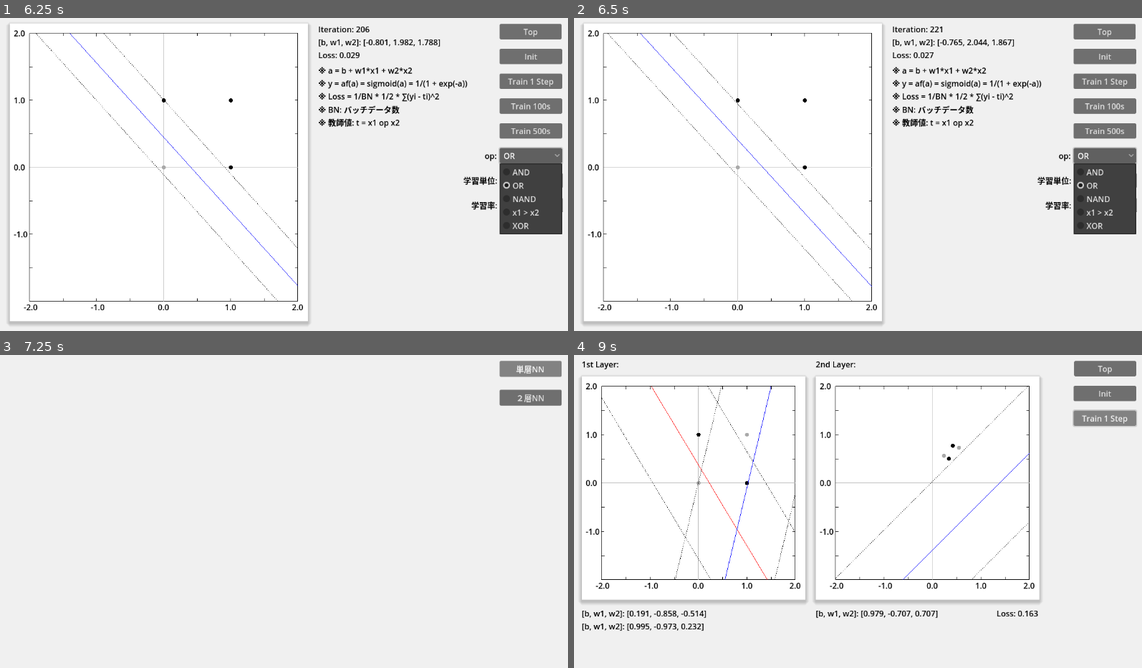
Above: before the commit, frames 1-4 (two rows, left to right).
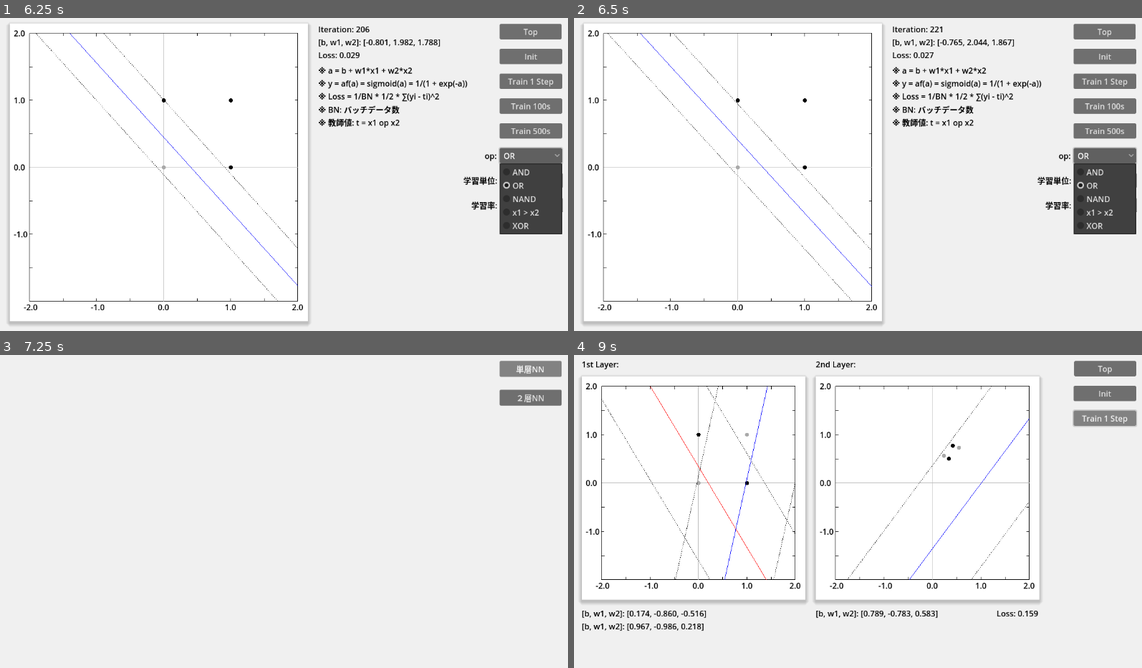
Above: after the commit, the same moments.

Repository: vivisuke/VisualFCL
Game: Godot game, scene res://top_scene.tscn
The game is run twice, just before and just after one commit, with the same random seed, the same clock (stepped at 60 frames per second) and the same inputs.
Inputs:
- Up to frame 1 (6.25 s): click "単層NN" at 0.5 s; click "Init" at 1.25 s; click "Train 1 Step" at 2 s; click "Train 100s" at 2.75 s; click "Train 500s" at 3.5 s; click "AND" at 4.25 s; click "Mini Batch" at 5 s; click "OR" at 5.75 s
- Up to frame 2 (6.5 s): no input
- Up to frame 3 (7.25 s): click "Top" at 6.5 s
- Up to frame 4 (9 s): click "２層NN" at 7.25 s; click "Init" at 8 s; click "Train 1 Step" at 8.75 s

Frames 1-3 are identical in both runs. In frame 4, 1.3% of the frame differs, in the area x 4-82%, y 9-88%.

Commit message:
0042 ◎ C 06/17 06/18 0.001│ToDo│２層NNシーン：単に表示した時点で勾配を計算し、学習ボタン押下時に重み変更→表示＆勾配計算

Diff:
--- a/VisualFCL/scripts/GraphRect.gd
+++ b/VisualFCL/scripts/GraphRect.gd
@@ -133,7 +133,7 @@
 		var col = Color.BLACK if vec_input[i][2] else Color.DARK_GRAY
 		draw_circle(posToScreenPos(Vector2(x, y)), 4.0, col)
 func _draw():
-	print("draw()")
+	#print("draw()")
 	# 背景＋影 描画
 	var style_box = StyleBoxFlat.new()      # 影、ボーダなどを描画するための矩形スタイルオブジェクト
 	style_box.bg_color = Color.WHITE   # 矩形背景色
@@ -151,7 +151,7 @@
 	# 目盛りの描画
 	#for s in range(0.2, 1.0, 0.2):
 	for s in range(25, 100, 25):
-		print(s)
+		#print(s)
 		var d = (s/100.0) * (GRAPH_HT/2)
 		draw_line(Vector2(LT, ORG_Y-d), Vector2(LT+SCALE_WD, ORG_Y-d), Color.BLACK)
 		draw_line(Vector2(RT-SCALE_WD, ORG_Y-d), Vector2(RT, ORG_Y-d), Color.BLACK)
--- a/VisualFCL/scripts/fc2layer_scene.gd
+++ b/VisualFCL/scripts/fc2layer_scene.gd
@@ -15,9 +15,9 @@
 var vec_first_layer = []	# 1st Layer
 var scnd_layer
 var vec_input_2nd = []
-var vec_grad_11						# 勾配合計
-var vec_grad_12						# 勾配合計
-var vec_grad_2						# 勾配合計
+var vec_grad_11				# 勾配合計、[∂L/∂b, ∂L/∂w1, ∂L/∂w2]
+var vec_grad_12				# 勾配合計
+var vec_grad_2				# 勾配合計
 
 # ２入力１出力総結合層クラス
 # 活性化関数：シグモイド固定
@@ -68,7 +68,7 @@
 func update_points_in_2ndLayer():
 	sumLoss = 0.0
 	var n_batch = 0
-	vec_input_2nd = []
+	vec_input_2nd = []		# 2nd レイヤー入力
 	for i in range(boolean_pos.size()):
 		n_batch += 1
 		vec_first_layer[0].forward(boolean_pos[i])
@@ -82,6 +82,35 @@
 		var d = scnd_layer.y - t
 		sumLoss += d * d / 2
 	$LossLabel.text = "Loss: %.3f" % (sumLoss/n_batch)
+# forward 計算 → bakward 計算、勾配計算、重みには反映させない
+func forward_and_backward():
+	vec_grad_11 = [0.0, 0.0, 0.0]
+	vec_grad_12 = [0.0, 0.0, 0.0]
+	vec_grad_2 = [0.0, 0.0, 0.0]
+	sumLoss = 0.0
+	var n_batch = 0
+	vec_input_2nd = []		# 2nd レイヤー入力
+	for i in range(boolean_pos.size()):
+		n_batch += 1
+		var bpos = boolean_pos[i]
+		vec_first_layer[0].forward(bpos)
+		var x1 = vec_first_layer[0].y
+		vec_first_layer[1].forward(bpos)
+		var x2 = vec_first_layer[1].y
+		print([x1, x2])
+		var t = teacher_value(bpos)
+		vec_input_2nd.push_back([x1, x2, t!=0.0])
+		scnd_layer.forward([x1, x2])
+		var d = scnd_layer.y - t
+		sumLoss += d * d / 2
+		scnd_layer.backward([x1, x2], d)
+		vec_first_layer[0].backward(bpos, scnd_layer.upgrad[1])
+		vec_first_layer[1].backward(bpos, scnd_layer.upgrad[2])
+		for k in range(3):
+			vec_grad_11[k] += vec_first_layer[0].upgrad[k]
+			vec_grad_12[k] += vec_first_layer[1].upgrad[k]
+			vec_grad_2[k] += scnd_layer.upgrad[k]
+	$LossLabel.text = "Loss: %.3f" % (sumLoss/n_batch)
 func init():
 	vec_first_layer = []
 	vec_first_layer.push_back(FC21Unit.new())
@@ -90,15 +119,22 @@
 	vv_weight = []
 	for i in range(2):
 		var w = init_weight()
+		#for k in range(3): w[k] *= 3		# for テスト
 		vv_weight.push_back(w)
 		vec_first_layer[i].vec_weight = w
-	update_points_in_2ndLayer()
+	scnd_layer.vec_weight = init_weight()
+	#update_points_in_2ndLayer()
+	forward_and_backward()
+	update_view()
+	print("vec_grad_11 = ", vec_grad_11)
+	print("vec_grad_12 = ", vec_grad_12)
+	print("vec_grad_2 = ", vec_grad_2)
+func update_view():
 	$Weight11Label.text = "[b, w1, w2]: [%.3f, %.3f, %.3f]" % vec_first_layer[0].vec_weight
 	$Weight12Label.text = "[b, w1, w2]: [%.3f, %.3f, %.3f]" % vec_first_layer[1].vec_weight
 	$GraphRect_1.ope = OP_XOR
 	$GraphRect_1.vv_weight = vv_weight
 	$GraphRect_1.queue_redraw()
-	scnd_layer.vec_weight = init_weight()
 	$Weight2Label.text = "[b, w1, w2]: [%.3f, %.3f, %.3f]" % scnd_layer.vec_weight
 	$GraphRect_2.vec_input = vec_input_2nd
 	$GraphRect_2.vv_weight = [scnd_layer.vec_weight]
@@ -117,12 +153,11 @@
 	scnd_layer.backward([x1, x2], d)
 	pass
 func do_train():
-	sumLoss = 0.0
-	var n_batch = 0
-	vec_input_2nd = []
-	for i in range(boolean_pos.size()):
-		n_batch += 1
-		train(boolean_pos[i])
+	for i in range(3):
+		vec_first_layer[0].vec_weight[i] -= vec_grad_11[i]
+		vec_first_layer[1].vec_weight[i] -= vec_grad_12[i]
+		scnd_layer.vec_weight[i] -= vec_grad_2[i]
+	update_view()
 	pass
 
 # Called every frame. 'delta' is the elapsed time since the previous frame.
Not shown, changed: VisualFCL.spr
